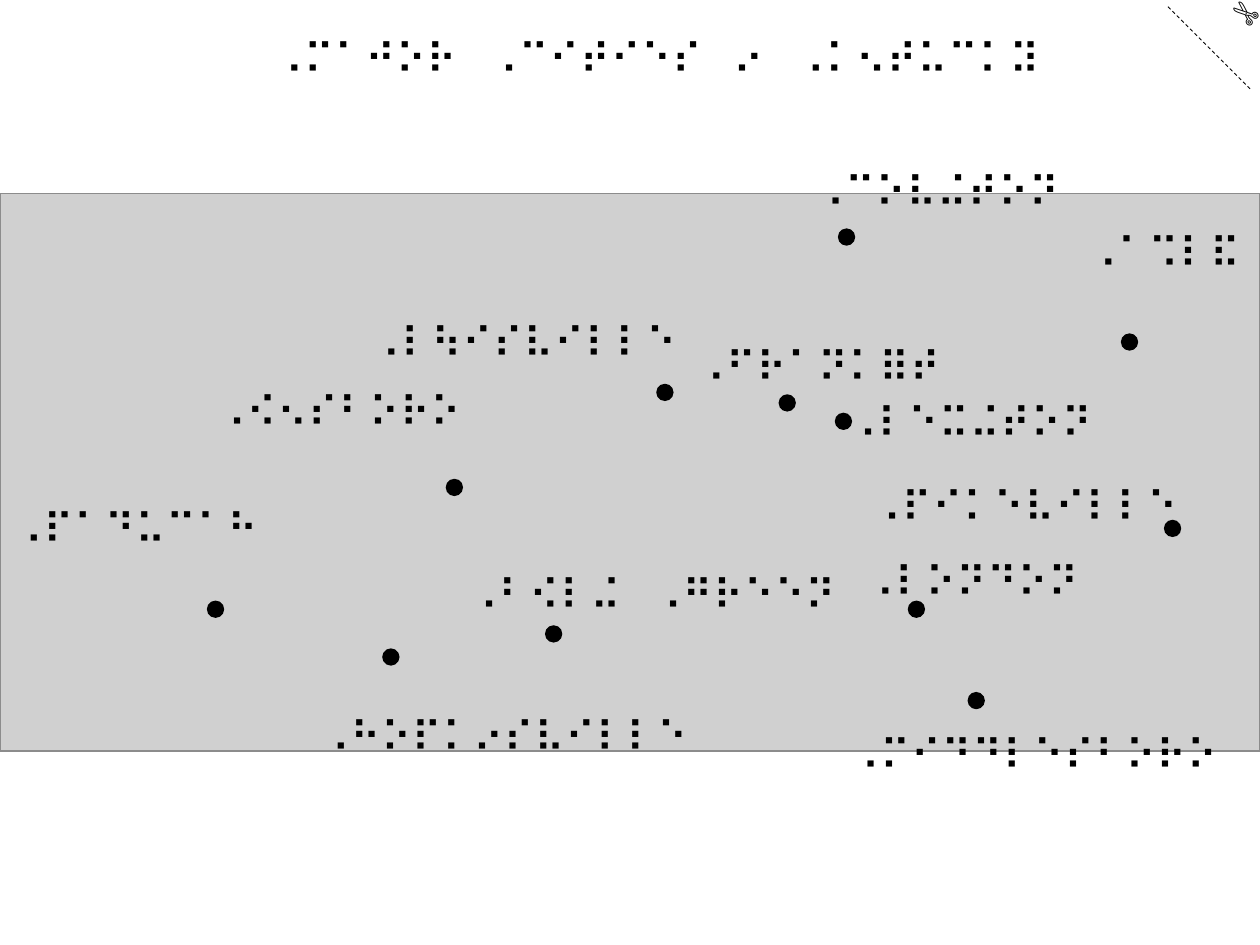
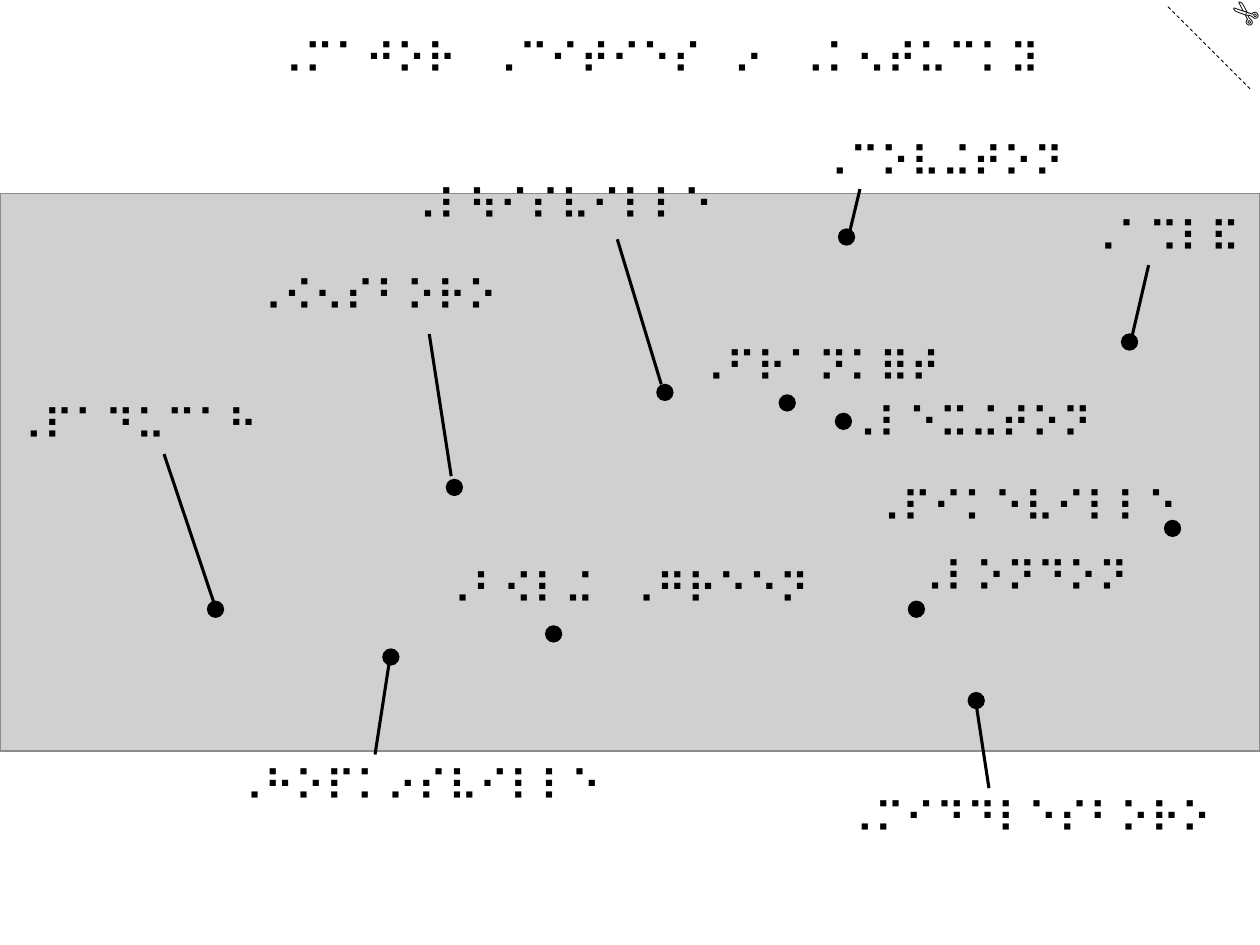
Before and after one commit to the-iagd/geological_tactile_image_repository, a slide deck: slide 2 of assets/tactile_image_files/0078-major_cities_in_Kentucky/0078-major_cities_in_Kentucky.pptx. Drawn at 1260x945 pixels with LibreOffice and Linux fonts; fonts in the diff are those of the drawing; grey boxes stand for pictures. Boxes give left, top, right and bottom in pixels: in the first picture for what was removed or moved away, otherwise in the second. Text is boxed around its words. In the diff, an @@ line names an element or a change of style, - is before the commit and + after.

```diff
--- a/assets/tactile_image_files/0078-major_cities_in_Kentucky/0078-major_cities_in_Kentucky.pptx
+++ b/assets/tactile_image_files/0078-major_cities_in_Kentucky/0078-major_cities_in_Kentucky.pptx
@@ text "⠠⠉⠕⠧⠬⠞⠕⠝": place and size @@
-text "⠠⠉⠕⠧⠬⠞⠕⠝" at bbox=[801, 159, 1084, 222]
+text "⠠⠉⠕⠧⠬⠞⠕⠝" at bbox=[806, 130, 1089, 193]
@@ text "⠠⠇⠳⠊⠎⠧⠊⠇⠇⠑": place and size @@
-text "⠠⠇⠳⠊⠎⠧⠊⠇⠇⠑" at bbox=[358, 310, 690, 373]
+text "⠠⠇⠳⠊⠎⠧⠊⠇⠇⠑" at bbox=[394, 173, 727, 236]
@@ line added from (861, 189) to (848, 239), #000000 1.75 pt @@
@@ text "⠠⠁⠩⠇⠯": place and size @@
-text "⠠⠁⠩⠇⠯" at bbox=[1075, 220, 1260, 284]
+text "⠠⠁⠩⠇⠯" at bbox=[1075, 204, 1260, 267]
@@ line added from (617, 239) to (662, 384), #000000 1.75 pt @@
@@ text "⠠⠪⠢⠎⠃⠕⠗⠕": place and size @@
-text "⠠⠪⠢⠎⠃⠕⠗⠕" at bbox=[203, 379, 485, 442]
+text "⠠⠪⠢⠎⠃⠕⠗⠕" at bbox=[239, 263, 522, 326]
@@ line added from (1149, 265) to (1130, 345), #000000 1.75 pt @@
@@ line added from (430, 334) to (451, 476), #000000 1.75 pt @@
@@ text "⠠⠏⠁⠙⠥⠉⠁⠓": place and size @@
-text "⠠⠏⠁⠙⠥⠉⠁⠓" at bbox=[0, 496, 282, 559]
+text "⠠⠏⠁⠙⠥⠉⠁⠓" at bbox=[0, 392, 282, 455]
@@ line added from (164, 454) to (214, 604), #000000 1.75 pt @@
@@ text "⠠⠃⠪⠇⠬⠀⠠⠛⠗⠑⠑⠝": place and size @@
-text "⠠⠃⠪⠇⠬⠀⠠⠛⠗⠑⠑⠝" at bbox=[455, 562, 861, 625]
+text "⠠⠃⠪⠇⠬⠀⠠⠛⠗⠑⠑⠝" at bbox=[428, 557, 834, 620]
@@ text "⠠⠇⠕⠝⠙⠕⠝": place and size @@
-text "⠠⠇⠕⠝⠙⠕⠝" at bbox=[852, 549, 1101, 612]
+text "⠠⠇⠕⠝⠙⠕⠝" at bbox=[901, 544, 1150, 607]
@@ line added from (389, 659) to (375, 755), #000000 1.75 pt @@
@@ line added from (975, 698) to (989, 789), #000000 1.75 pt @@
@@ text "⠠⠓⠕⠏⠅⠔⠎⠧⠊⠇⠇⠑": place and size @@
-text "⠠⠓⠕⠏⠅⠔⠎⠧⠊⠇⠇⠑" at bbox=[307, 704, 702, 767]
+text "⠠⠓⠕⠏⠅⠔⠎⠧⠊⠇⠇⠑" at bbox=[220, 753, 615, 816]
@@ text "⠠⠍⠊⠙⠙⠇⠑⠎⠃⠕⠗⠕": place and size @@
-text "⠠⠍⠊⠙⠙⠇⠑⠎⠃⠕⠗⠕" at bbox=[837, 722, 1231, 785]
+text "⠠⠍⠊⠙⠙⠇⠑⠎⠃⠕⠗⠕" at bbox=[832, 785, 1226, 848]
```
Also in this commit, not shown: 1 other slide changed, 52 other files.
